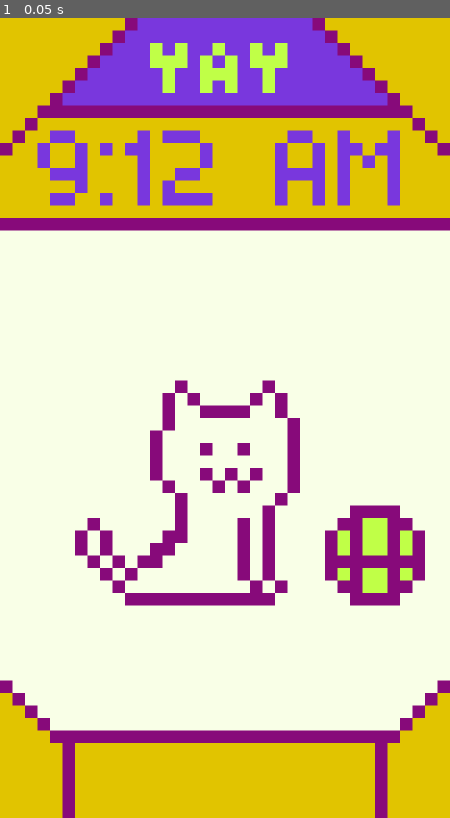
Above: before the commit, frame 1.
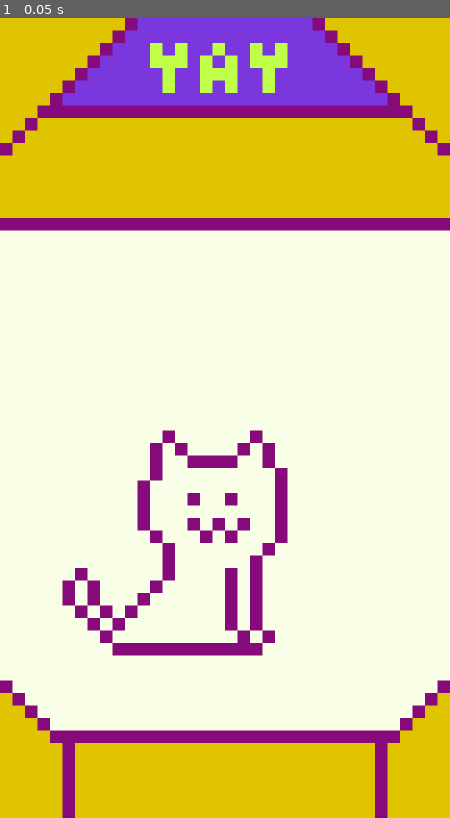
Above: after the commit, the same moment.

Repository: apollo-cool/tomakitty
Game: Godot game, scene res://scenes/main.tscn
Same seed, same stepped clock (60 frames per second), same inputs: the game is played once before the commit and once after it.
Inputs:
- Up to frame 1 (0.05 s): no input

The runs differ from the first frame. In frame 1, 11% of the frame differs, in the area x 8-95%, y 14-80%.

Commit message:
Created base architecture for Tomocat

Diff:
--- /dev/null
+++ b/scenes/game.gd
@@ -0,0 +1,16 @@
+extends Node2D
+
+func _on_tomacat_im_bored() -> void:
+	print("Tomacat is bored")
+
+
+func _on_tomacat_im_hungry() -> void:
+	print("Tomacat is hungry")
+
+
+func _on_tomacat_im_tired() -> void:
+	print("Tomacat is tired")
+
+func _on_tick() -> void:
+	%Tomacat.on_tick()
+	%Tick.start()
--- a/scenes/game.tscn
+++ b/scenes/game.tscn
@@ -1,9 +1,26 @@
 [gd_scene format=3 uid="uid://3sdcsj5qit57"]
 
-[ext_resource type="Texture2D" uid="uid://ck43mnro68awf" path="res://assets/placeholders/game_mockup.png" id="1_ebmjs"]
+[ext_resource type="Script" uid="uid://dhcmjhhng2rwn" path="res://scenes/game.gd" id="1_lnu2h"]
+[ext_resource type="Texture2D" uid="uid://dy2dsailrsi4i" path="res://assets/background.png" id="1_uwrxv"]
+[ext_resource type="PackedScene" uid="uid://56cv6b8ka5au" path="res://scenes/tomacat.tscn" id="2_yqjtg"]
 
 [node name="Game" type="Node2D" unique_id=724130003]
+script = ExtResource("1_lnu2h")
 
-[node name="Sprite2D" type="Sprite2D" parent="." unique_id=175561685]
+[node name="Background" type="Sprite2D" parent="." unique_id=1596435337]
 position = Vector2(18, 32)
-texture = ExtResource("1_ebmjs")
+texture = ExtResource("1_uwrxv")
+
+[node name="Tomacat" parent="." unique_id=57102188 instance=ExtResource("2_yqjtg")]
+unique_name_in_owner = true
+position = Vector2(14, 42)
+
+[node name="Tick" type="Timer" parent="." unique_id=1372757979]
+unique_name_in_owner = true
+wait_time = 0.1
+autostart = true
+
+[connection signal="im_bored" from="Tomacat" to="." method="_on_tomacat_im_bored"]
+[connection signal="im_hungry" from="Tomacat" to="." method="_on_tomacat_im_hungry"]
+[connection signal="im_tired" from="Tomacat" to="." method="_on_tomacat_im_tired"]
+[connection signal="timeout" from="Tick" to="." method="_on_tick"]
--- a/scenes/main.tscn
+++ b/scenes/main.tscn
@@ -1,8 +1,10 @@
 [gd_scene format=3 uid="uid://2ysj434au7v8"]
 
+[ext_resource type="Script" uid="uid://fv3q4gnb5wdg" path="res://scripts/main.gd" id="1_0wfyh"]
 [ext_resource type="PackedScene" uid="uid://3sdcsj5qit57" path="res://scenes/game.tscn" id="1_o5qli"]
 
 [node name="Main" type="Node" unique_id=1000122704]
+script = ExtResource("1_0wfyh")
 
 [node name="Game" parent="." unique_id=724130003 instance=ExtResource("1_o5qli")]
 
--- /dev/null
+++ b/scenes/tomacat.tscn
@@ -0,0 +1,23 @@
+[gd_scene format=3 uid="uid://56cv6b8ka5au"]
+
+[ext_resource type="Texture2D" uid="uid://d354e0y77fw7r" path="res://assets/kitty.png" id="1_ms3uy"]
+[ext_resource type="Script" uid="uid://6n70cjffpcyv" path="res://scripts/tomacat.gd" id="2_1173y"]
+
+[sub_resource type="AtlasTexture" id="AtlasTexture_kl8w8"]
+atlas = ExtResource("1_ms3uy")
+region = Rect2(0, 0, 20, 20)
+
+[sub_resource type="SpriteFrames" id="SpriteFrames_xqns2"]
+animations = [{
+"frames": [{
+"duration": 1.0,
+"texture": SubResource("AtlasTexture_kl8w8")
+}],
+"loop": 1,
+"name": &"default",
+"speed": 5.0
+}]
+
+[node name="Tomacat" type="AnimatedSprite2D" unique_id=57102188]
+sprite_frames = SubResource("SpriteFrames_xqns2")
+script = ExtResource("2_1173y")
--- /dev/null
+++ b/scripts/main.gd
@@ -0,0 +1 @@
+extends Node
--- /dev/null
+++ b/scripts/tomacat.gd
@@ -0,0 +1,70 @@
+extends AnimatedSprite2D
+
+@export var hunger := 10
+@export var boredom := 10
+@export var tiredness := 10
+
+signal im_hungry
+signal im_bored
+signal im_tired
+
+func _hunger_tick() -> void:
+	if (hunger <= 0):
+		return
+
+	var random := randi_range(1,10)
+
+	if (random == 1):
+		hunger -= 1
+
+	if (hunger <= 0):
+		im_hungry.emit()
+
+func _boredom_tick() -> void:
+	if (boredom <= 0):
+		return
+
+	var random := randi_range(1,10)
+
+	if (random == 1):
+		boredom -= 1
+
+	if (boredom <= 0):
+		im_bored.emit()
+
+func _tiredness_tick() -> void:
+	if (boredom <= 0):
+		return
+
+	var random := randi_range(1,10)
+
+	if (random == 1):
+		boredom -= 1
+
+	if (tiredness <= 0):
+		im_tired.emit()
+
+## This function allows you to play with Tomacat
+## Puts his boredom stat at max
+func play_game() -> void:
+	boredom = 10
+
+## This function feeds Tomacat
+## Puts hunger stat at max
+func feed() -> void:
+	hunger = 10
+
+
+## This function puts Tomacat to sleep.
+## Puts tiredness stat at max
+func bedtime() -> void:
+	tiredness = 10
+
+func on_tick() -> void:
+	_hunger_tick()
+	_boredom_tick()
+	_tiredness_tick()
+
+	print("Hunger: " + str(hunger))
+	print("Boredom: " + str(boredom))
+	print("Tiredness: " + str(tiredness))
Binary file changed: assets/aseprite/kitty.aseprite
Binary file added: assets/aseprite/palettes/streetlamp-6-1x.png
Not shown, added: assets/aseprite/palettes/streetlamp-6-1x.png.import
Binary file changed: assets/kitty.png
Not shown, added: scenes/game.gd.uid
Not shown, added: scripts/main.gd.uid
Not shown, added: scripts/tomacat.gd.uid
Not shown, added: README.MD
